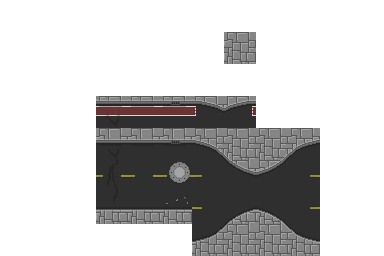
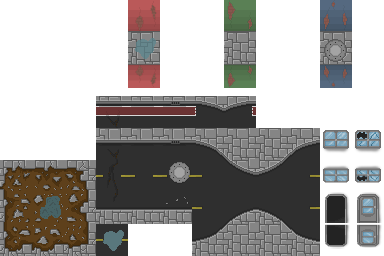
Before/after of a 384px x 256px layered artwork. What changed in the layer stack:
added group "doors-windows" with 8 layers above "walls" over <box>322,130,382,249</box>
added layer "wall7-2 copy" in group "doors-windows" over <box>357,224,382,248</box>
added layer "wall6-2 copy" in group "doors-windows" over <box>325,224,350,249</box>
added layer "wall7-2" in group "doors-windows" over <box>357,192,382,223</box>
added layer "wall6-2" in group "doors-windows" over <box>325,192,350,223</box>
added layer "wall5-2 copy" in group "doors-windows" over <box>354,165,382,183</box>
added layer "wall4-2 copy" in group "doors-windows" over <box>322,165,350,183</box>
added layer "wall5-2" in group "doors-windows" over <box>354,130,382,154</box>
added layer "wall4-2" in group "doors-windows" over <box>322,130,350,154</box>
added group "walls" with 6 layers above "ground" over <box>128,0,352,88</box>
added layer "wall3-2 copy" in group "walls" over <box>320,64,352,88</box>
added layer "wall2-2 copy" in group "walls" over <box>224,64,256,88</box>
added layer "wall1-2 copy" in group "walls" over <box>128,64,160,88</box>
added layer "wall3-2" in group "walls" over <box>320,0,352,32</box>
added layer "wall2-2" in group "walls" over <box>224,0,256,32</box>
added layer "wall1-2" in group "walls" over <box>128,0,160,32</box>
added group "ground" with 5 layers above "Background" over <box>0,32,352,256</box>
added layer "hole-2" in group "ground" over <box>0,160,96,256</box>
added layer "floor2-2" in group "ground" over <box>320,32,352,64</box>
added layer "floor3-2" in group "ground" over <box>128,32,160,64</box>
moved "street" into group "ground", painted on it over <box>96,224,128,256</box>
